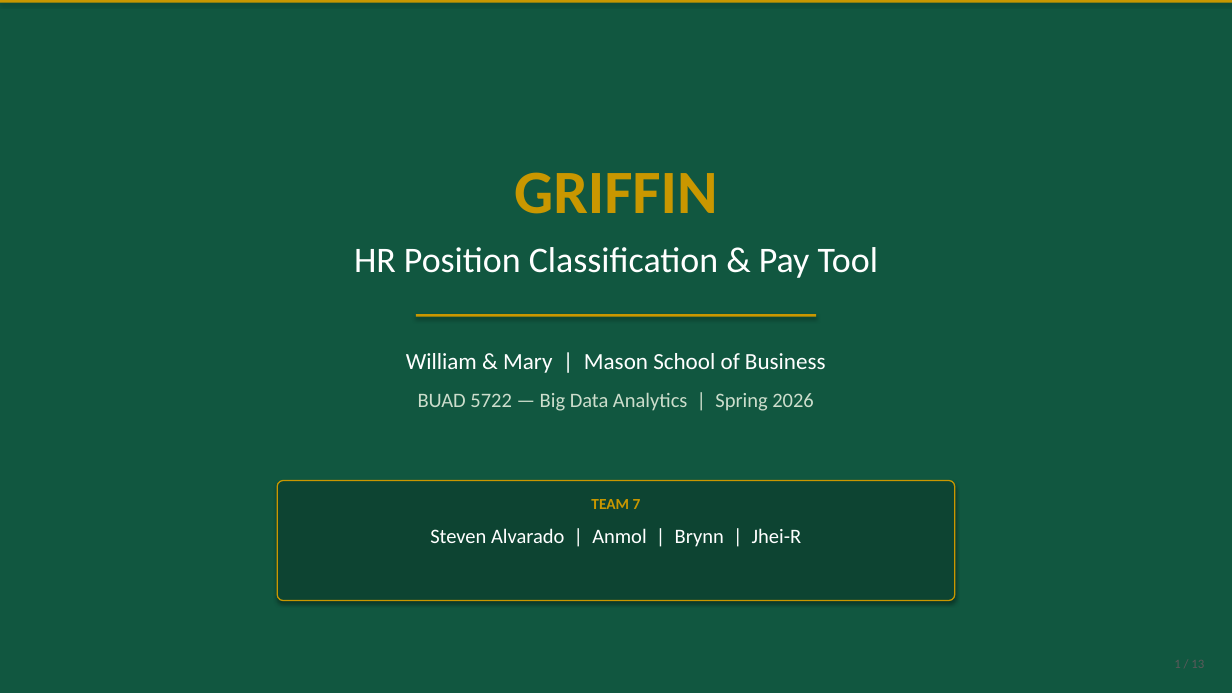
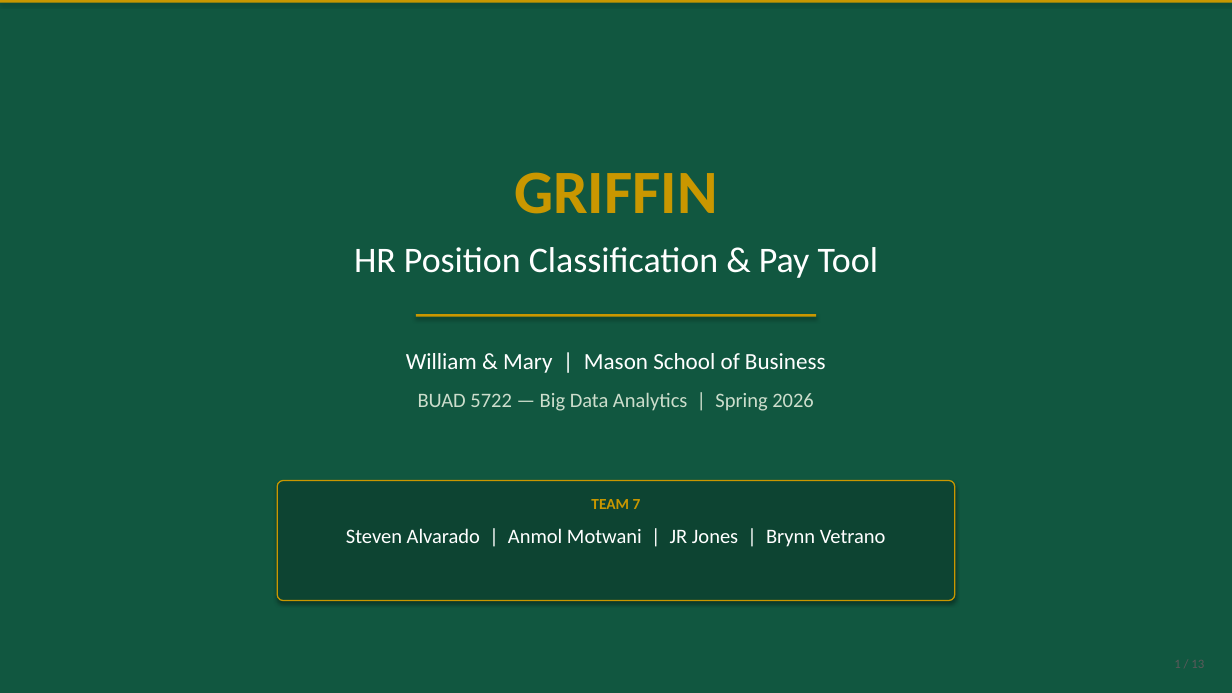
Before and after one commit to MSBA-Spring2026-Team-7/GRIFFIN-HR-Classification, a slide deck: slide 1 of ppt/GRIFFIN_BigData_Presentation.pptx. Drawn at 1232x693 pixels with LibreOffice and Linux fonts; fonts in the diff are those of the drawing. Boxes give left, top, right and bottom in pixels: in the first picture for what was removed or moved away, otherwise in the second. Text is boxed around its words. In the diff, an @@ line names an element or a change of style, - is before the commit and + after.

```diff
--- a/ppt/GRIFFIN_BigData_Presentation.pptx
+++ b/ppt/GRIFFIN_BigData_Presentation.pptx
@@ text at <box>346,528,886,547</box>: text changed @@
-Steven Alvarado | Anmol | Brynn | Jhei-R
+Steven Alvarado | Anmol Motwani | JR Jones | Brynn Vetrano
```
Also in this commit, not shown: 7 other files.
